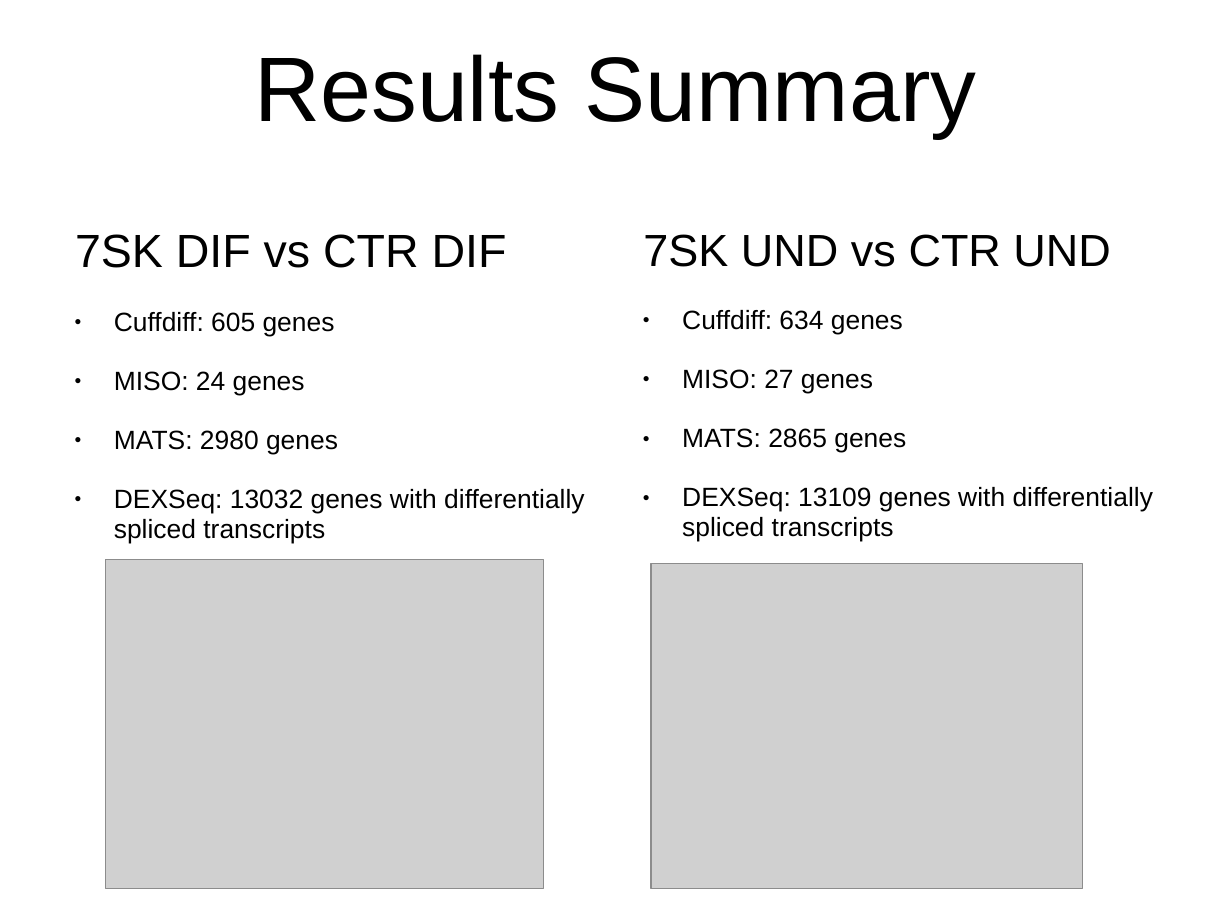
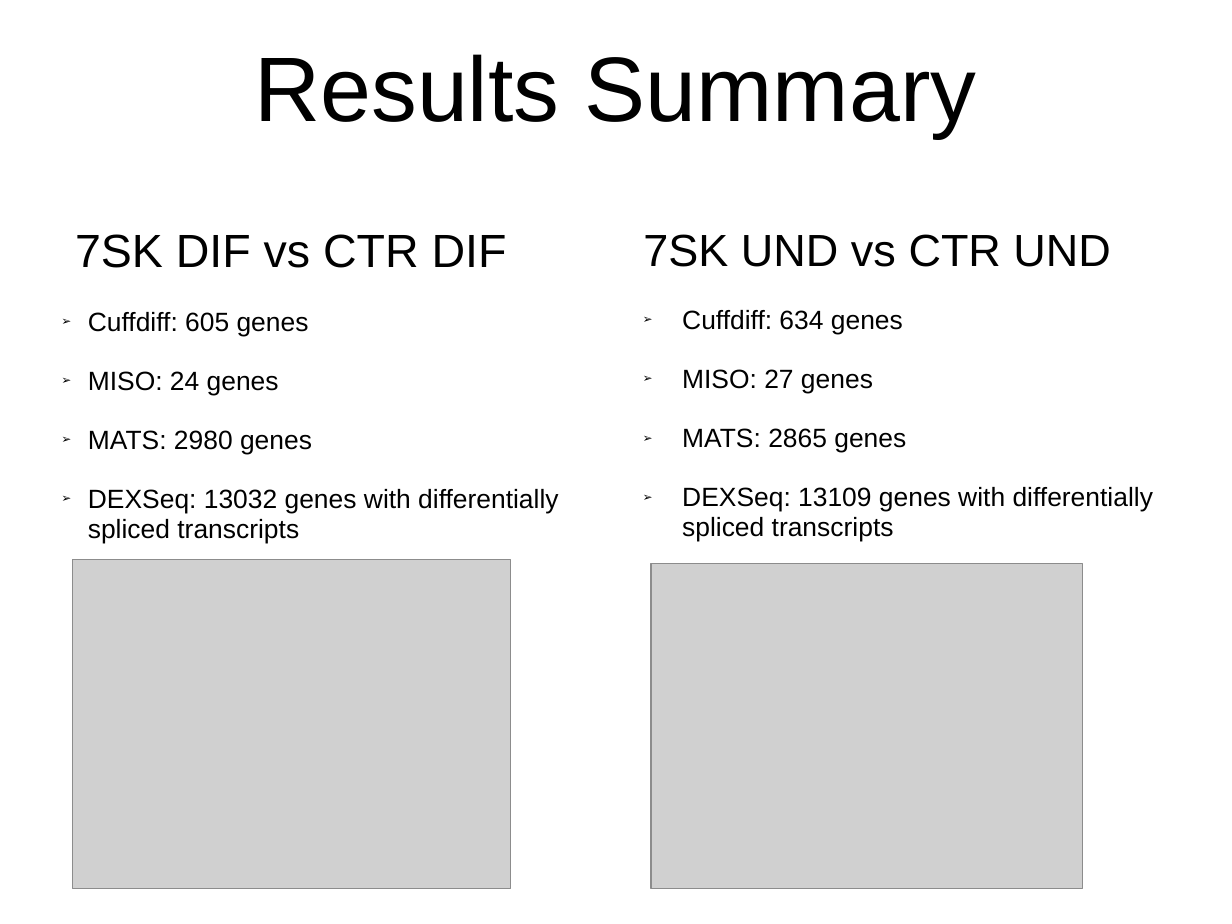
Before and after one commit to pdl30/rnaseq_misc, a slide deck: slide 10 of Alternative_splicing_presentation.ppt. Drawn at 1232x924 pixels with LibreOffice and Linux fonts; fonts in the diff are those of the drawing; grey boxes stand for pictures; background and template pictures are left out. Boxes give left, top, right and bottom in pixels: in the first picture for what was removed or moved away, otherwise in the second. Text is boxed around its words. In the diff, an @@ line names an element or a change of style, - is before the commit and + after.

Commit message:
updates to presentation

```diff
--- a/Alternative_splicing_presentation.ppt
+++ b/Alternative_splicing_presentation.ppt
@@ text at (88, 312, 558, 544): bullet ● to ➢ @@
@@ picture: place and size @@
-picture at (105, 560, 543, 889)
+picture at (73, 560, 511, 889)
```
